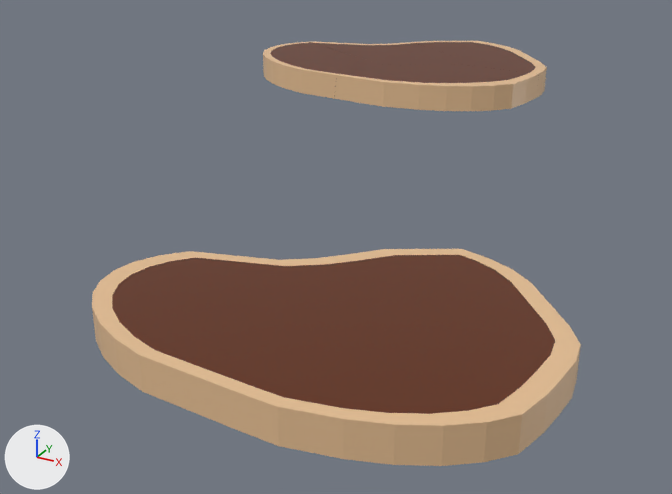
The FBX model Assets/art/steak_cooked.fbx as it was, and as the next commit left it.
One viewpoint serves both versions: a 50 mm lens placed at (3.5, -10.75, 3.73), pointed at (-1.24, -2.14, -0.57). Arrows for +X, +Y and +Z are at lower left; the lights stay in place. Where no turn or scale is listed for an object, it has been applied to the vertices.

The first picture shows 'Cylinder', 'Cylinder.001_cell', 'Cylinder.001_cell.001', 'Cylinder.001_cell.002', 'Cylinder.001_cell.004', 'Cylinder.001_cell.005'.
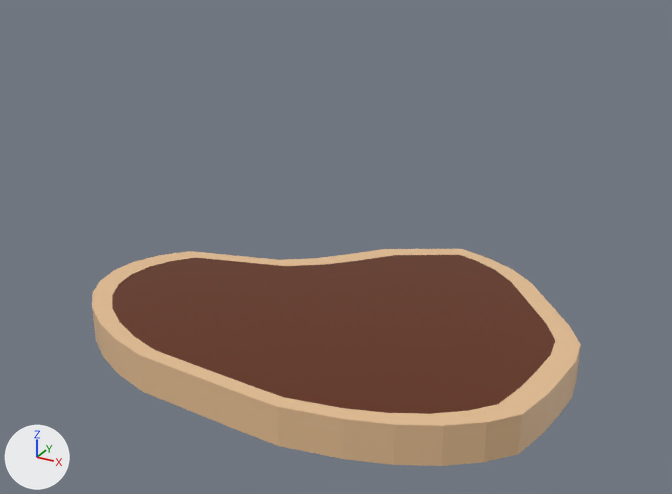
Commit message: fixed steak models

Changed parts and their boxes (x1, y1, x2, y2) in the pictures (672 x 494 px):
'Cylinder.001_cell.002', deleted (beige): before (334, 64, 539, 111)
    faces in mat_material (beige #e7c094): (334, 73, 539, 111)
    faces in mat_material_001 (brown #612900): (342, 64, 528, 83)
'Cylinder.001_cell.004', deleted (beige): before (263, 42, 366, 99)
    faces in mat_material (beige #e7c094): (263, 42, 339, 99)
    faces in mat_material_001 (brown #612900): (270, 43, 366, 96)
'Cylinder.001_cell.001', deleted (brown): before (309, 42, 458, 65)
    faces in mat_material_001 (brown #612900): (309, 42, 458, 65)
    faces in mat_material (beige #e7c094): (311, 42, 412, 45)
'Cylinder.001_cell', deleted (brown): before (454, 41, 547, 97)
    faces in mat_material_001 (brown #612900): (454, 42, 539, 76)
    faces in mat_material (beige #e7c094): (472, 41, 547, 97)
'Cylinder.001_cell.005', deleted (brown): before (412, 41, 472, 56)
    faces in mat_material_001 (brown #612900): (412, 42, 470, 56)

Diff of the bpy script that builds the scene:
```diff
--- a/Assets/art/steak_cooked.fbx.py
+++ b/Assets/art/steak_cooked.fbx.py
@@ ob_cylinder_001_cell_001 @@
-ob_cylinder_001_cell_001 = bpy.data.objects.new('Cylinder.001_cell.001', me_cylinder_001_cell_007)
-ob_cylinder_001_cell_001.location = (-2.44, 1.83, 0.69)
@@ ob_cylinder_001_cell_002 @@
-ob_cylinder_001_cell_002 = bpy.data.objects.new('Cylinder.001_cell.002', me_cylinder_001_cell_001)
-ob_cylinder_001_cell_002.location = (-1.13, 0.64, 0.69)
@@ ob_cylinder_001_cell_005 @@
-ob_cylinder_001_cell_005 = bpy.data.objects.new('Cylinder.001_cell.005', me_cylinder_001_cell_004)
-ob_cylinder_001_cell_005.location = (-2.05, 2.47, 0.79)
@@ ob_cylinder_001_cell_004 @@
-ob_cylinder_001_cell_004 = bpy.data.objects.new('Cylinder.001_cell.004', me_cylinder_001_cell_003)
-ob_cylinder_001_cell_004.location = (-3.55, 0.82, 0.68)
@@ ob_cylinder_001_cell @@
-ob_cylinder_001_cell = bpy.data.objects.new('Cylinder.001_cell', me_cylinder_001_cell_006)
-ob_cylinder_001_cell.location = (-1.03, 2.2, 0.68)
```
